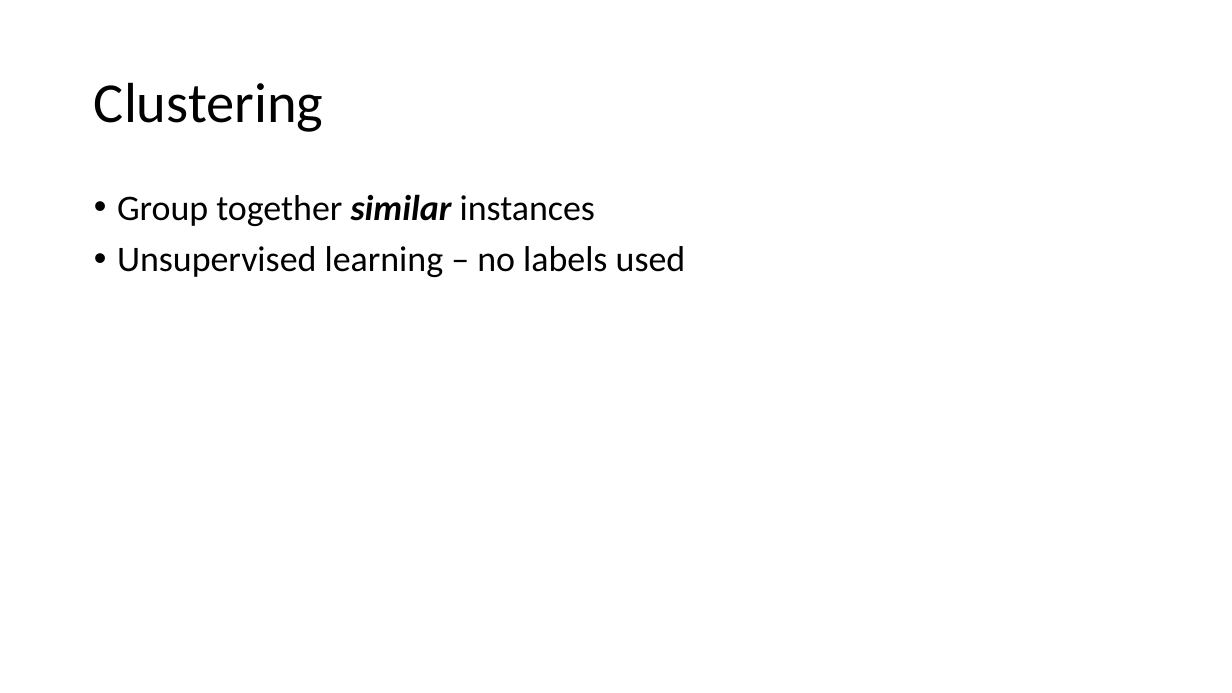
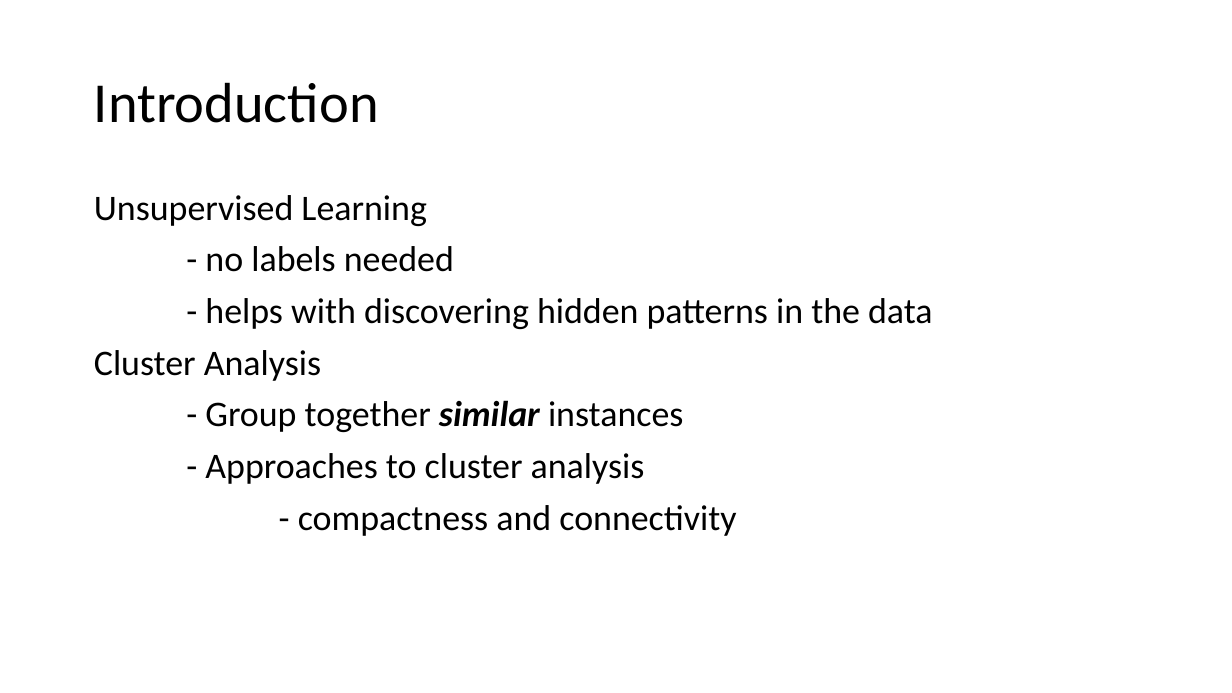
Before and after one commit to Kanchanfisky/SpectralClustering, a slide deck: slide 2 of Spectral Clustering.pptx. Drawn at 1232x693 pixels with LibreOffice and Linux fonts; fonts in the diff are those of the drawing. Boxes give left, top, right and bottom in pixels: in the first picture for what was removed or moved away, otherwise in the second. Text is boxed around its words. In the diff, an @@ line names an element or a change of style, - is before the commit and + after.

Commit message:
added spectral clustering algorithm

```diff
--- a/Spectral Clustering.pptx
+++ b/Spectral Clustering.pptx
@@ title at bbox=[94, 82, 379, 123]: text changed @@
-Clustering
+Introduction
@@ text at bbox=[94, 195, 933, 536]: text changed @@
-• Group together similar instances
-• Unsupervised learning – no labels used
+Unsupervised Learning
+- no labels needed
+- helps with discovering hidden patterns in the data
+Cluster Analysis
+- Group together similar instances
+- Approaches to cluster analysis
+- compactness and connectivity
```
Also in this commit, not shown: 10 other slides changed, 6 slides added, 3 slides removed, 1 other file.
